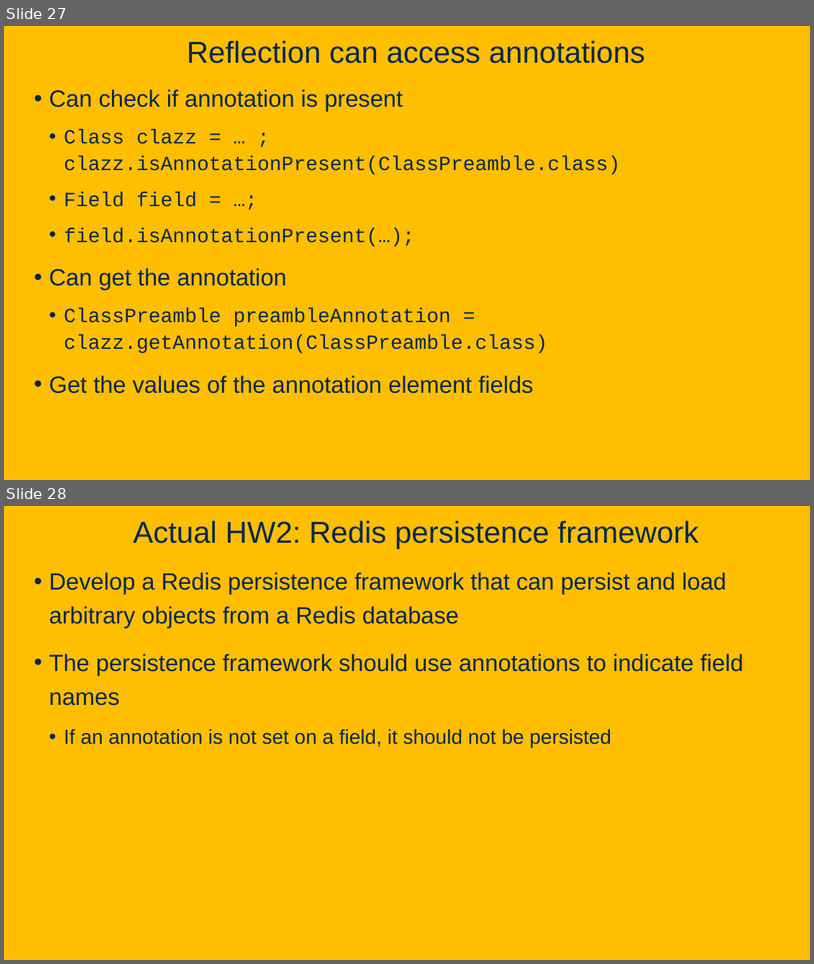
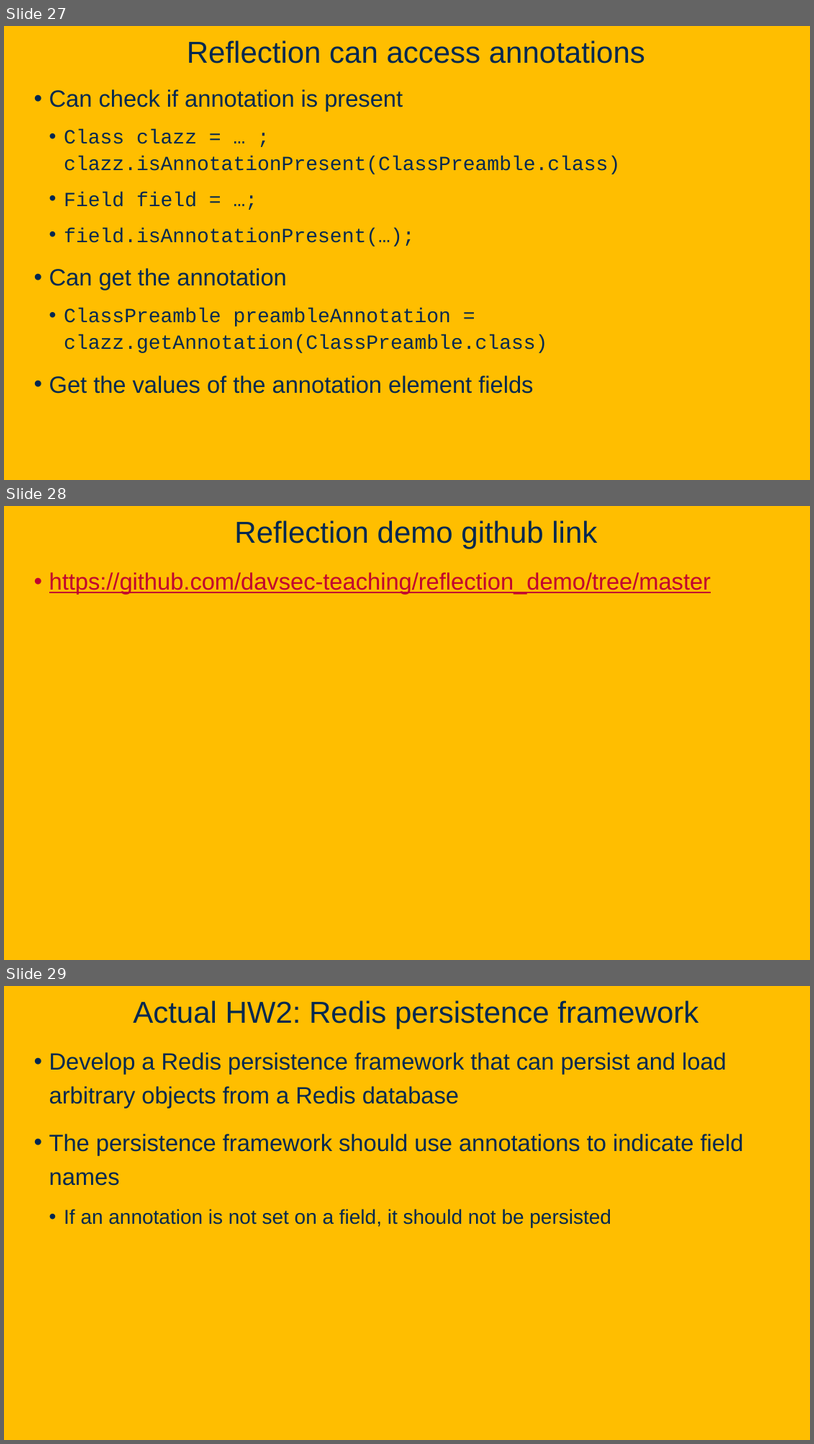
Before and after one commit to davsec-teaching/ECS160-Winter2025, a slide deck: slides/5_annotations_and_reflection.pptx. Shown one above the other, each under a label of ours: slides 27 and 28 before the commit, slides 27, 28 and 29 after it. The pictures are 814x964 and 814x1444 pixels, drawn with LibreOffice and Linux fonts; fonts in the diff are those of the drawing; background and template pictures are left out. Boxes give left, top, right and bottom in pixels: in the first picture for what was removed or moved away, otherwise in the second. Text is boxed around its words. In the diff, an @@ line names an element or a change of style, - is before the commit and + after.

Commit message:
Added link to reflection demo

```diff
--- a/slides/5_annotations_and_reflection.pptx
+++ b/slides/5_annotations_and_reflection.pptx
@@ slide 28 added at box(4, 506, 810, 960), background picture (left out) @@
@@ title added at box(234, 520, 597, 548), 36 pt, text #022850 @@
+Reflection demo github link
@@ text added at box(49, 572, 711, 594), 28 pt, text #C1022F, underline @@
+• https://github.com/davsec-teaching/reflection_demo/tree/master
@@ what was slide 28 is now slide 29 @@
```
